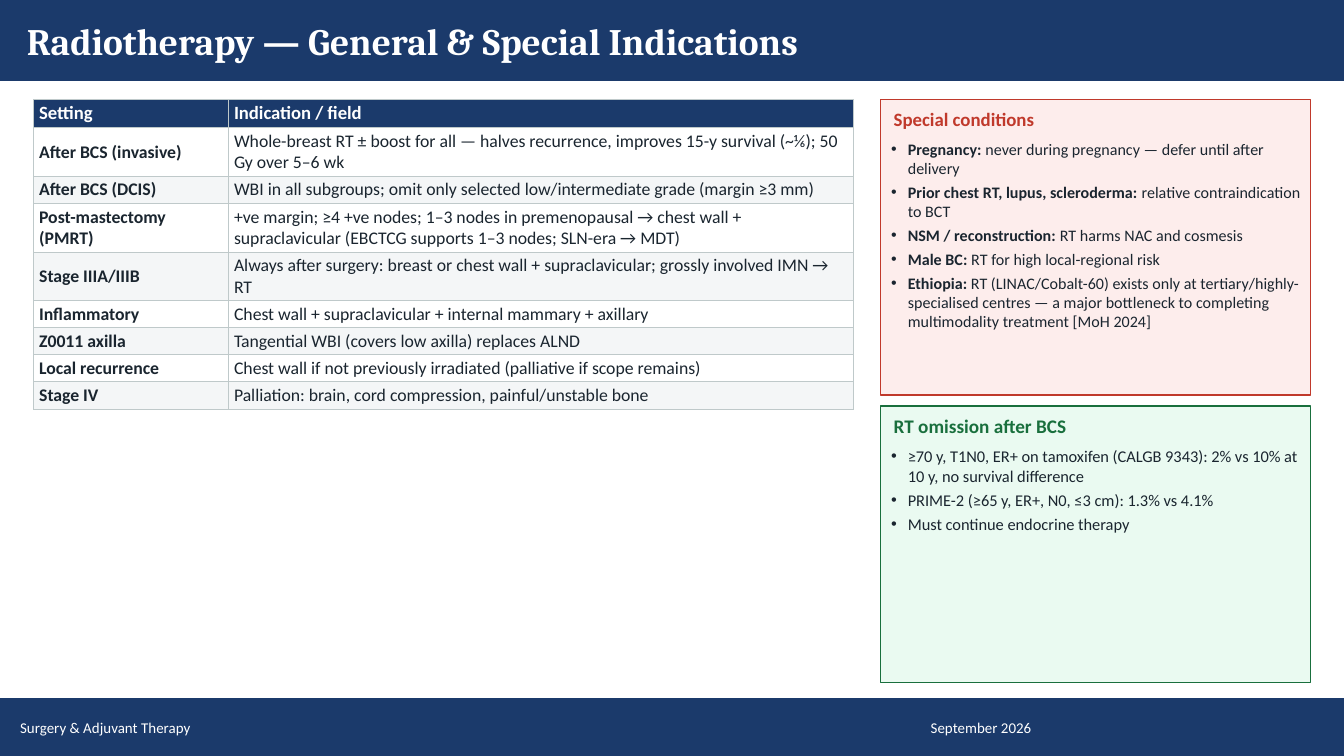
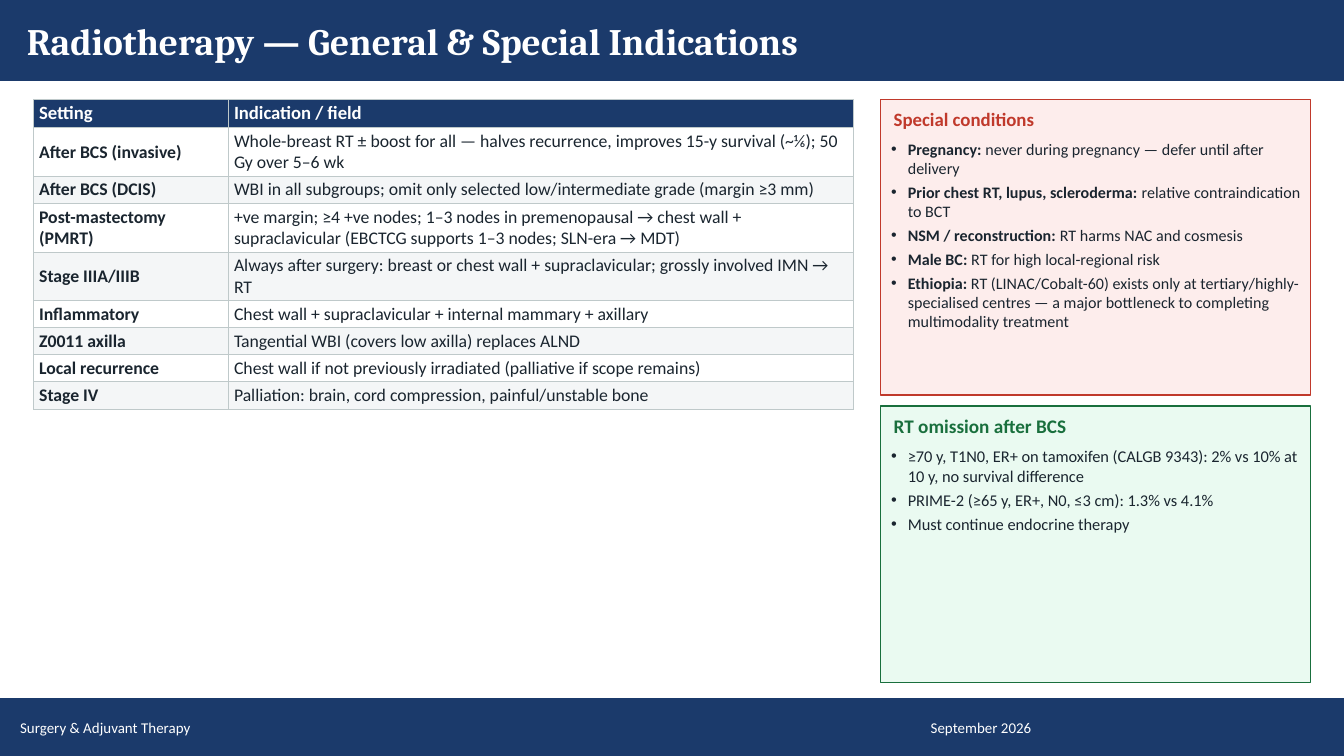
Before and after one commit to Muluamlak/Phone, a slide deck: slide 54 of BreastCancer_Management_Visual_65.pptx. Drawn at 1344x756 pixels with LibreOffice and Linux fonts; fonts in the diff are those of the drawing. Boxes give left, top, right and bottom in pixels: in the first picture for what was removed or moved away, otherwise in the second. Text is boxed around its words. In the diff, an @@ line names an element or a change of style, - is before the commit and + after.

```diff
--- a/BreastCancer_Management_Visual_65.pptx
+++ b/BreastCancer_Management_Visual_65.pptx
@@ text at <box>908,277,1298,330</box>: text changed @@
-• Ethiopia: RT (LINAC/Cobalt-60) exists only at tertiary/highly-specialised centres — a major bottleneck to completing multimodality treatment [MoH 2024]
+• Ethiopia: RT (LINAC/Cobalt-60) exists only at tertiary/highly-specialised centres — a major bottleneck to completing multimodality treatment
```
Also in this commit, not shown: 6 other slides changed, 1 slide added.
